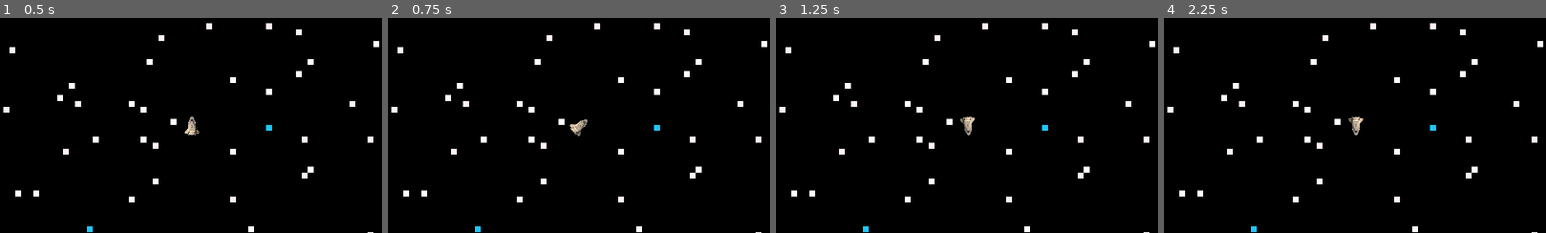
Above: before the commit, frames 1-4 (left to right).
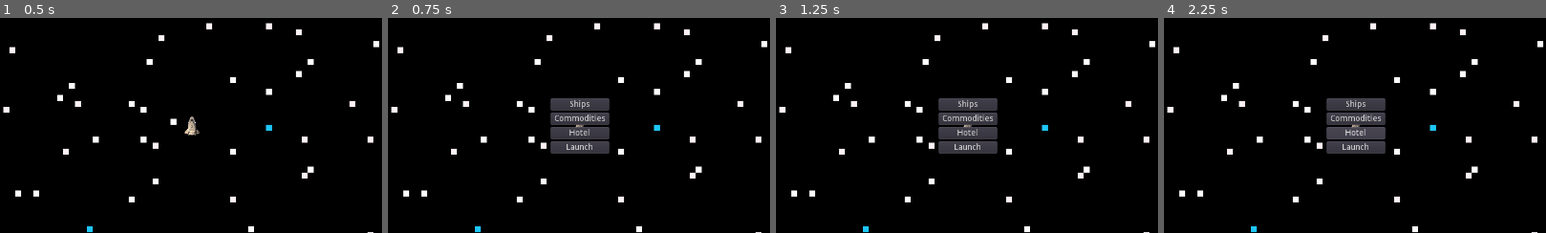
Above: after the commit, the same moments.

Repository: RPeterson0487/spacing-out
Game: Godot game, scene res://TestMain.tscn
Same seed, same stepped clock (60 frames per second), same inputs: the game is played once before the commit and once after it.
Inputs (mouse positions are % of the whole screen's width and height, from its top left):
- Up to frame 1 (0.5 s): no input
- Up to frame 2 (0.75 s): tap Enter at 0.5 s; hold Right (rotateRight) from 0.53 s (still down); tap L (land, bound only after the commit) at 0.6 s
- Up to frame 3 (1.25 s): keep holding Right (rotateRight)
- Up to frame 4 (2.25 s): release Right (rotateRight) at 1.25 s; click (50, 45) at 1.25 s, where only the run after the commit has a clickable "Ships"; click (50, 51) at 2 s, where only the run after the commit has a clickable "Back"
The pictures show only the part of the screen within x 25-75%, y 25-75%; the shares and areas given below are measured in that part.

Frame 1 is identical in both runs. In frame 2, 3.6% of the frame differs, in the area x 42-58%, y 37-64%; in frame 3, 3.6%; in frame 4, 3.6%.

Commit message:
Created basic menu layout.

Diff:
--- /dev/null
+++ b/LandMenu.gd
@@ -0,0 +1,57 @@
+extends Control
+
+onready var menu = $Menu
+onready var ships = $Ships
+onready var commodities = $Commodities
+onready var hotel = $Hotel
+
+
+func _ready():
+	print("Load Scene")
+
+
+func _process(delta):
+	if Input.is_action_just_pressed("land"):
+		toggleLandingMenu()
+
+
+func toggleLandingMenu():
+	visible = !visible
+	get_tree().paused = visible
+
+
+func changeMenuLevel(from, to):
+	to.show()
+	from.hide()
+
+
+func _on_Ships_pressed():
+	changeMenuLevel(menu, ships)
+
+
+func _on_BackFromShips_pressed():
+	changeMenuLevel(ships, menu)
+
+
+func _on_Commodities_pressed():
+	changeMenuLevel(menu, commodities)
+
+
+func _on_BackFromCommodities_pressed():
+	changeMenuLevel(commodities, menu)
+
+
+func _on_Hotel_pressed():
+	changeMenuLevel(menu, hotel)
+
+
+func _on_Rest_pressed():
+	get_tree().reload_current_scene() # This needs to be changed to reload the main scene once added to it.
+
+
+func _on_BackFromHotel_pressed():
+	changeMenuLevel(hotel, menu)
+
+
+func _on_Launch_pressed():
+	toggleLandingMenu()
--- /dev/null
+++ b/LandMenu.tscn
@@ -0,0 +1,149 @@
+[gd_scene load_steps=2 format=2]
+
+[ext_resource path="res://LandMenu.gd" type="Script" id=1]
+
+[node name="LandMenu" type="Control"]
+pause_mode = 2
+visible = false
+anchor_left = 0.5
+anchor_top = 0.5
+anchor_right = 0.5
+anchor_bottom = 0.5
+margin_left = -640.0
+margin_top = -360.0
+margin_right = 640.0
+margin_bottom = 360.0
+script = ExtResource( 1 )
+
+[node name="Menu" type="VBoxContainer" parent="."]
+anchor_left = 0.5
+anchor_top = 0.5
+anchor_right = 0.5
+anchor_bottom = 0.5
+margin_left = -49.0
+margin_top = -46.0
+margin_right = 49.0
+margin_bottom = 46.0
+
+[node name="Ships" type="Button" parent="Menu"]
+margin_right = 98.0
+margin_bottom = 20.0
+focus_mode = 0
+text = "Ships"
+
+[node name="Commodities" type="Button" parent="Menu"]
+margin_top = 24.0
+margin_right = 98.0
+margin_bottom = 44.0
+focus_mode = 0
+text = "Commodities"
+
+[node name="Hotel" type="Button" parent="Menu"]
+margin_top = 48.0
+margin_right = 98.0
+margin_bottom = 68.0
+focus_mode = 0
+text = "Hotel"
+
+[node name="Launch" type="Button" parent="Menu"]
+margin_top = 72.0
+margin_right = 98.0
+margin_bottom = 92.0
+focus_mode = 0
+text = "Launch"
+
+[node name="Ships" type="Control" parent="."]
+visible = false
+anchor_left = 0.5
+anchor_top = 0.5
+anchor_right = 0.5
+anchor_bottom = 0.5
+margin_left = -20.0
+margin_top = -20.0
+margin_right = 20.0
+margin_bottom = 20.0
+
+[node name="BackFromShips" type="Button" parent="Ships"]
+anchor_left = 0.5
+anchor_top = 1.0
+anchor_right = 0.5
+anchor_bottom = 1.0
+margin_left = -21.0
+margin_top = -20.0
+margin_right = 21.0
+focus_mode = 0
+text = "Back"
+
+[node name="Commodities" type="Control" parent="."]
+visible = false
+anchor_left = 0.5
+anchor_top = 0.5
+anchor_right = 0.5
+anchor_bottom = 0.5
+margin_left = -20.0
+margin_top = -20.0
+margin_right = 20.0
+margin_bottom = 20.0
+
+[node name="BackFromCommodities" type="Button" parent="Commodities"]
+anchor_left = 0.5
+anchor_top = 1.0
+anchor_right = 0.5
+anchor_bottom = 1.0
+margin_left = -21.0
+margin_top = -20.0
+margin_right = 21.0
+focus_mode = 0
+text = "Back"
+
+[node name="Hotel" type="Control" parent="."]
+visible = false
+anchor_left = 0.5
+anchor_top = 0.5
+anchor_right = 0.5
+anchor_bottom = 0.5
+margin_left = -20.0
+margin_top = -20.0
+margin_right = 20.0
+margin_bottom = 20.0
+
+[node name="VBoxContainer" type="VBoxContainer" parent="Hotel"]
+anchor_left = 0.5
+anchor_top = 0.5
+anchor_right = 0.5
+anchor_bottom = 0.5
+margin_left = -41.0
+margin_top = -48.0
+margin_right = 41.0
+margin_bottom = 48.0
+
+[node name="Label" type="Label" parent="Hotel/VBoxContainer"]
+margin_right = 82.0
+margin_bottom = 48.0
+text = "Hotel
+HONK SHOO
+HONK SHOO"
+align = 1
+
+[node name="Rest" type="Button" parent="Hotel/VBoxContainer"]
+margin_top = 52.0
+margin_right = 82.0
+margin_bottom = 72.0
+focus_mode = 0
+text = "Rest"
+
+[node name="BackFromHotel" type="Button" parent="Hotel/VBoxContainer"]
+margin_top = 76.0
+margin_right = 82.0
+margin_bottom = 96.0
+focus_mode = 0
+text = "Back"
+
+[connection signal="pressed" from="Menu/Ships" to="." method="_on_Ships_pressed"]
+[connection signal="pressed" from="Menu/Commodities" to="." method="_on_Commodities_pressed"]
+[connection signal="pressed" from="Menu/Hotel" to="." method="_on_Hotel_pressed"]
+[connection signal="pressed" from="Menu/Launch" to="." method="_on_Launch_pressed"]
+[connection signal="pressed" from="Ships/BackFromShips" to="." method="_on_BackFromShips_pressed"]
+[connection signal="pressed" from="Commodities/BackFromCommodities" to="." method="_on_BackFromCommodities_pressed"]
+[connection signal="pressed" from="Hotel/VBoxContainer/Rest" to="." method="_on_Rest_pressed"]
+[connection signal="pressed" from="Hotel/VBoxContainer/BackFromHotel" to="." method="_on_BackFromHotel_pressed"]
--- a/Landable.tscn
+++ b/Landable.tscn
@@ -1,9 +1,16 @@
-[gd_scene load_steps=2 format=2]
+[gd_scene load_steps=3 format=2]
 
 [ext_resource path="res://assets/art/finalMidnight500.png" type="Texture" id=1]
+
+[sub_resource type="CircleShape2D" id=1]
+radius = 225.0
 
 [node name="Landable" type="Area2D"]
 scale = Vector2( 0.5, 0.5 )
 
 [node name="Sprite" type="Sprite" parent="."]
 texture = ExtResource( 1 )
+
+[node name="CollisionShape2D" type="CollisionShape2D" parent="."]
+visible = false
+shape = SubResource( 1 )
--- a/Player.tscn
+++ b/Player.tscn
@@ -1,8 +1,11 @@
-[gd_scene load_steps=4 format=2]
+[gd_scene load_steps=5 format=2]
 
 [ext_resource path="res://assets/art/testShip.png" type="Texture" id=1]
 [ext_resource path="res://Player.gd" type="Script" id=2]
 [ext_resource path="res://LaserCannon.tscn" type="PackedScene" id=3]
+
+[sub_resource type="CapsuleShape2D" id=1]
+radius = 5.0
 
 [node name="Player" type="KinematicBody2D"]
 script = ExtResource( 2 )
@@ -10,8 +13,11 @@
 [node name="Sprite" type="Sprite" parent="."]
 texture = ExtResource( 1 )
 
-[node name="LaserCannon" parent="." instance=ExtResource( 3 )]
-position = Vector2( 0, -12 )
+[node name="CollisionShape2D" type="CollisionShape2D" parent="."]
+shape = SubResource( 1 )
 
 [node name="Camera2D" type="Camera2D" parent="."]
 current = true
+
+[node name="LaserCannon" parent="." instance=ExtResource( 3 )]
+position = Vector2( 0, -12 )
--- a/TestMain.tscn
+++ b/TestMain.tscn
@@ -1,8 +1,9 @@
-[gd_scene load_steps=4 format=2]
+[gd_scene load_steps=5 format=2]
 
 [ext_resource path="res://Background.tscn" type="PackedScene" id=1]
 [ext_resource path="res://Player.tscn" type="PackedScene" id=2]
 [ext_resource path="res://Landable.tscn" type="PackedScene" id=3]
+[ext_resource path="res://LandMenu.tscn" type="PackedScene" id=4]
 
 [node name="TestMain" type="Node2D"]
 
@@ -12,7 +13,11 @@
 position = Vector2( 571, 1288 )
 
 [node name="Landable2" parent="." instance=ExtResource( 3 )]
-position = Vector2( 2406, 1312 )
+position = Vector2( 1004, 1291 )
+
+[node name="CanvasLayer" type="CanvasLayer" parent="."]
+
+[node name="LandMenu" parent="CanvasLayer" instance=ExtResource( 4 )]
 
 [node name="Player" parent="." instance=ExtResource( 2 )]
 position = Vector2( 596, 292 )
--- a/project.godot
+++ b/project.godot
@@ -60,6 +60,11 @@
 "events": [ Object(InputEventKey,"resource_local_to_scene":false,"resource_name":"","device":0,"alt":false,"shift":false,"control":false,"meta":false,"command":false,"pressed":false,"scancode":88,"physical_scancode":0,"unicode":0,"echo":false,"script":null)
  ]
 }
+land={
+"deadzone": 0.5,
+"events": [ Object(InputEventKey,"resource_local_to_scene":false,"resource_name":"","device":0,"alt":false,"shift":false,"control":false,"meta":false,"command":false,"pressed":false,"scancode":76,"physical_scancode":0,"unicode":0,"echo":false,"script":null)
+ ]
+}
 
 [physics]
 
Binary file added: assets/Font/PublicPixel-z84yD.ttf
Not shown, changed: README.MD
